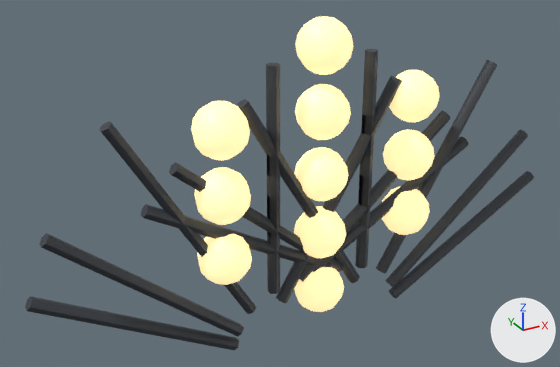
What one commit did to the glTF model apps/web/public/models/F8.glb.
One viewpoint serves both versions: a 50 mm camera at (-0.702, -1.118, 0.859) aimed at (-0.067, 0.036, 0.282). Every picture has the same lights, and +X, +Y and +Z are marked at lower right. The older version comes first. Where no turn or scale is listed for an object, it has been applied to the vertices.
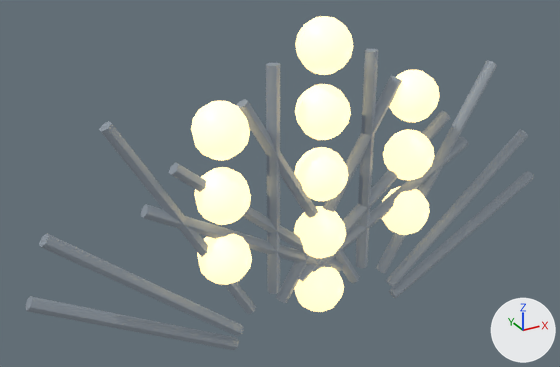
Location of each change, [x1, y1, x2, y2] in pixels of the pictures (560 x 367 px):
```json
{"object": "Mesh_0", "change": "recoloured, surface changed", "before": [25, 49, 534, 350], "after": [25, 49, 534, 350], "on screen": "dark grey to grey"}
{"object": "Mesh_1", "change": "surface changed", "before": [191, 16, 440, 312], "after": [191, 16, 440, 312]}
```

Scene script edits in JSON lines:
```json
{"op": "set", "path": "mat_material_0.base_color", "old": "(0.0423, 0.0497, 0.0612)", "new": "(0.195, 0.227, 0.262)", "note": "dark grey #3a3f46 -> grey #7a838c"}
{"op": "add", "block": "mat_material_0", "code": "mat_material_0.emission_strength = 0.32"}
{"op": "add", "block": "mat_material_0", "code": "mat_material_0.emission_color = (0.195, 0.227, 0.262)  # grey #7a838c"}
{"op": "set", "path": "mat_material_1.emission_strength", "old": "0.9", "new": "1.4"}
```
